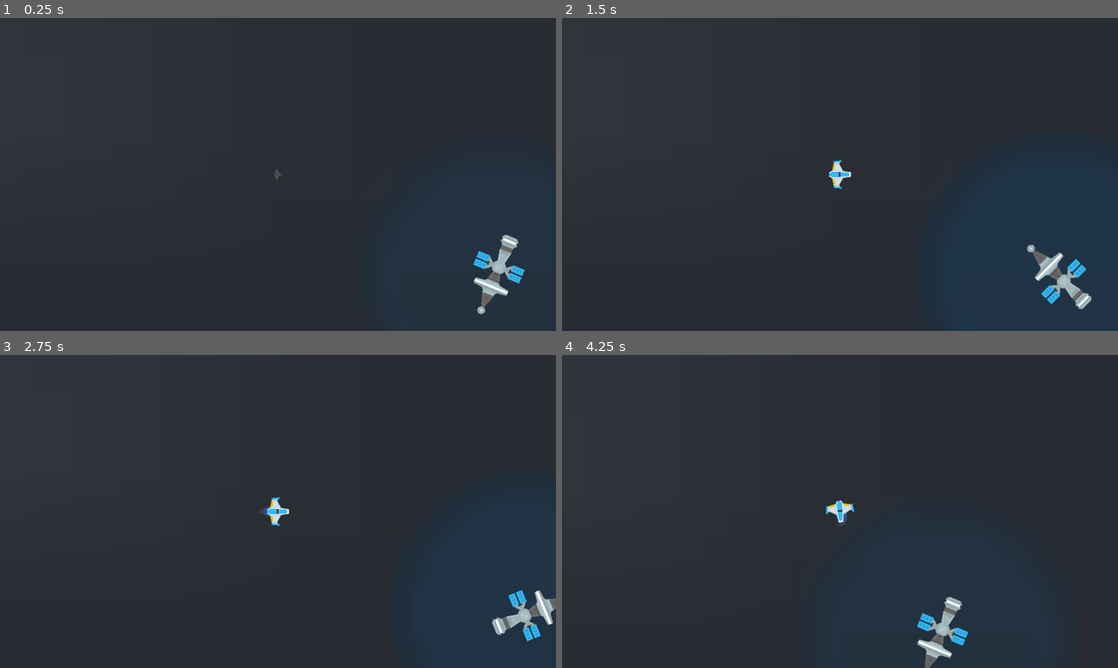
Above: before the commit, frames 1-4 (two rows, left to right).
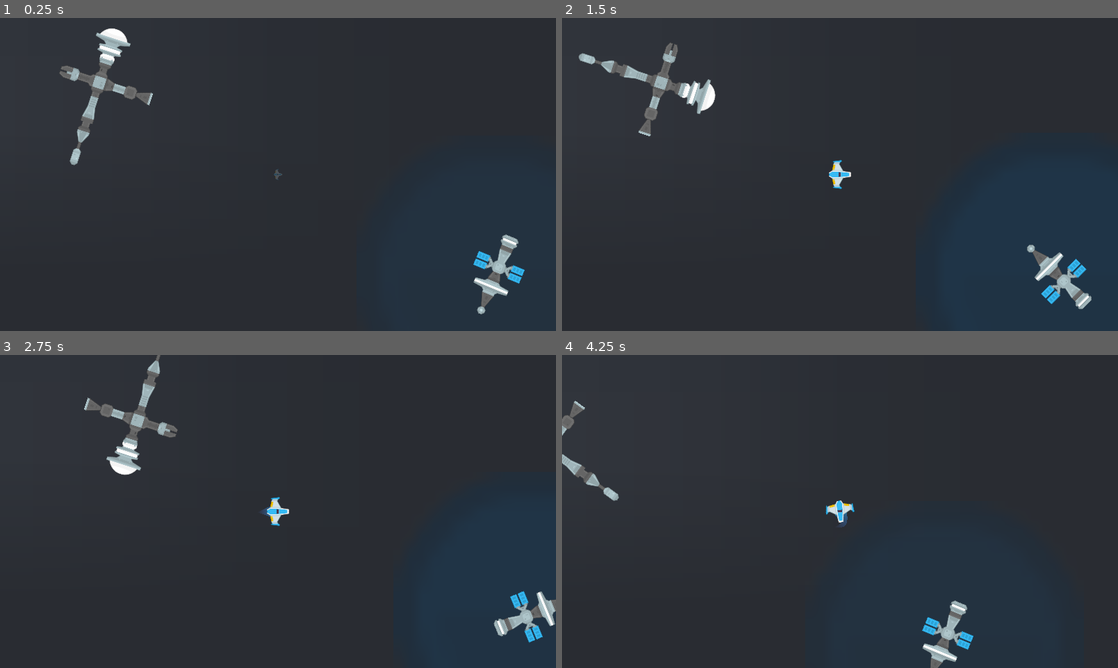
Above: after the commit, the same moments.

Repository: MRuiz1003/Meteoritos_Juego
Game: Godot game, scene res://Juego/Niveles/NivelTest.tscn
The game is run twice, just before and just after one commit, with the same random seed, the same clock (stepped at 60 frames per second) and the same inputs.
Inputs (mouse positions are in pixels of both pictures, inside the frame that each line leads up to):
- Up to frame 1 (0.25 s): no input
- Up to frame 2 (1.5 s): move the mouse to (962, 158) at 0.52 s; hold W (mover_adelante) 0.53-1.28 s; hold Z (disparo_principal) 0.53-1.28 s; move the mouse to (728, 190) at 1.27 s; hold S (mover_atras) from 1.28 s (still down); tap X (disparo_secundario) at 1.35 s
- Up to frame 3 (2.75 s): move the mouse to (333, 442) at 2.02 s; release S (mover_atras) at 2.03 s; hold W (mover_adelante) from 2.03 s (still down); tap E (recarga_laser) at 2.1 s
- Up to frame 4 (4.25 s): move the mouse to (812, 574) at 2.77 s; tap A (rotar_antihorario) at 2.85 s; move the mouse to (1006, 558) at 3.52 s; release W (mover_adelante) at 3.53 s; hold S (mover_atras) from 3.53 s (still down); hold D (rotar_horario) from 3.53 s (still down)

The runs differ from the first frame. In frame 1, 1.5% of the frame differs, in the area x 10-28%, y 3-48%; in frame 2, 1.5%; in frame 3, 2.0%, in the area x 15-100%, y 0-92%; in frame 4, 1.5%.

Commit message:
Base enemiga v1
Se agregó la base enemiga, con 4 animaciones aleatorias. Puede atraer al jugador, ser destruida y destruir al jugador si este entra en contacto con ella

Diff:
--- a/Juego/Autoloads/Eventos.gd
+++ b/Juego/Autoloads/Eventos.gd
@@ -10,3 +10,4 @@
 signal meteorito_destruido(posicion)
 # warning-ignore:unused_signal
 signal nave_en_sector_peligro(centro_camara, tipo_peligro, num_peligros)
+signal base_destruida(posiciones)
--- /dev/null
+++ b/Juego/Estaciones/AreaAtraccion.gd
@@ -0,0 +1,7 @@
+extends Area2D
+
+func _on_body_entered(body: Node) -> void:
+	body.set_gravity_scale(0.1)
+
+func _on_body_exited(body: Node) -> void:
+	body.set_gravity_scale(0.0)
--- /dev/null
+++ b/Juego/Estaciones/AreaAtraccion.tscn
@@ -0,0 +1,28 @@
+[gd_scene load_steps=4 format=2]
+
+[ext_resource path="res://Juego/Estaciones/AreaAtraccion.gd" type="Script" id=1]
+[ext_resource path="res://Juego/Estaciones/area_recarga.png" type="Texture" id=2]
+
+[sub_resource type="CircleShape2D" id=1]
+radius = 492.632
+
+[node name="AreaAtraccion" type="Area2D"]
+space_override = 1
+gravity_point = true
+gravity = 1000.0
+collision_layer = 2147483648
+collision_mask = 33
+script = ExtResource( 1 )
+
+[node name="CollisionShape2D" type="CollisionShape2D" parent="."]
+shape = SubResource( 1 )
+
+[node name="SpriteZonaRecarga" type="Sprite" parent="."]
+modulate = Color( 0.0313726, 0.282353, 0.478431, 0.316384 )
+position = Vector2( 0, -1.68182 )
+scale = Vector2( 40.8971, 40.8971 )
+z_index = 40
+z_as_relative = false
+texture = ExtResource( 2 )
+[connection signal="body_entered" from="." to="." method="_on_body_entered"]
+[connection signal="body_exited" from="." to="." method="_on_body_exited"]
--- /dev/null
+++ b/Juego/Estaciones/Base Enemiga/AreaColision.gd
@@ -0,0 +1,4 @@
+extends Area2D
+
+func recibir_danio(danio: float) -> void:
+	owner.recibir_danio(danio)
--- /dev/null
+++ b/Juego/Estaciones/Base Enemiga/BaseEnemiga.gd
@@ -0,0 +1,41 @@
+class_name BaseEnemiga
+extends Node2D
+
+export var hitpoints: float = 30.0
+
+onready var impacto_sfx: AudioStreamPlayer2D = $ImpactoSFX
+
+var esta_destruida: bool = false
+
+func _ready() -> void:
+	$AnimationPlayer.play(elegir_animacion_aleatoria())
+
+func recibir_danio(danio: float) -> void:
+	hitpoints -= danio
+	if hitpoints <= 0 and not esta_destruida:
+		esta_destruida = true
+		destruir()
+	impacto_sfx.play()
+
+func destruir() -> void:
+	var posicion_partes = [
+		$Sprites/Sprite.global_position,
+		$Sprites/Sprite2.global_position,
+		$Sprites/Sprite3.global_position,
+		$Sprites/Sprite4.global_position
+	]
+	Eventos.emit_signal("base_destruida", posicion_partes)
+	queue_free()
+
+func elegir_animacion_aleatoria() -> String:
+	randomize()
+	var num_anim: int = $AnimationPlayer.get_animation_list().size() - 1
+	var indice_anim_aleatoria: int = randi() % num_anim + 1
+	var lista_animacion: Array = $AnimationPlayer.get_animation_list()
+
+	return lista_animacion[indice_anim_aleatoria]
+
+
+func _on_AreaColision_body_entered(body: Node) -> void:
+	if body.has_method("destruir"):
+		body.destruir()
--- /dev/null
+++ b/Juego/Estaciones/Base Enemiga/BaseEnemiga.tscn
@@ -0,0 +1,207 @@
+[gd_scene load_steps=17 format=2]
+
+[ext_resource path="res://Juego/Estaciones/AreaAtraccion.tscn" type="PackedScene" id=1]
+[ext_resource path="res://Juego/Estaciones/Base Enemiga/base_enemiga3.png" type="Texture" id=2]
+[ext_resource path="res://Juego/Estaciones/Base Enemiga/base_enemiga4.png" type="Texture" id=3]
+[ext_resource path="res://Juego/Estaciones/Base Enemiga/base_enemiga1.png" type="Texture" id=4]
+[ext_resource path="res://Juego/Estaciones/Base Enemiga/base_enemiga2.png" type="Texture" id=5]
+[ext_resource path="res://Juego/Estaciones/Base Enemiga/BaseEnemiga.gd" type="Script" id=6]
+[ext_resource path="res://Juego/Estaciones/Base Enemiga/AreaColision.gd" type="Script" id=7]
+[ext_resource path="res://Juego/Estaciones/Base Enemiga/impacto_base.ogg" type="AudioStream" id=8]
+
+[sub_resource type="CapsuleShape2D" id=4]
+radius = 59.0915
+height = 399.01
+
+[sub_resource type="CapsuleShape2D" id=5]
+radius = 25.5874
+height = 90.6042
+
+[sub_resource type="CapsuleShape2D" id=6]
+radius = 24.3275
+height = 32.7015
+
+[sub_resource type="Animation" id=1]
+resource_name = "default"
+
+[sub_resource type="Animation" id=7]
+resource_name = "loco"
+length = 5.0
+loop = true
+tracks/0/type = "value"
+tracks/0/path = NodePath("AreaAtraccion/SpriteZonaRecarga:modulate")
+tracks/0/interp = 1
+tracks/0/loop_wrap = true
+tracks/0/imported = false
+tracks/0/enabled = true
+tracks/0/keys = {
+"times": PoolRealArray( 0 ),
+"transitions": PoolRealArray( 1 ),
+"update": 0,
+"values": [ Color( 0.0313726, 0.282353, 0.478431, 0 ) ]
+}
+tracks/1/type = "value"
+tracks/1/path = NodePath(".:rotation_degrees")
+tracks/1/interp = 1
+tracks/1/loop_wrap = true
+tracks/1/imported = false
+tracks/1/enabled = true
+tracks/1/keys = {
+"times": PoolRealArray( 0, 1.5, 3.5, 5 ),
+"transitions": PoolRealArray( 1, 1, 1, 1 ),
+"update": 0,
+"values": [ 0.0, 180.0, -180.0, 360.0 ]
+}
+
+[sub_resource type="Animation" id=8]
+resource_name = "pendulo"
+length = 4.0
+loop = true
+step = 1.0
+tracks/0/type = "value"
+tracks/0/path = NodePath("AreaAtraccion/SpriteZonaRecarga:modulate")
+tracks/0/interp = 1
+tracks/0/loop_wrap = true
+tracks/0/imported = false
+tracks/0/enabled = true
+tracks/0/keys = {
+"times": PoolRealArray( 0 ),
+"transitions": PoolRealArray( 1 ),
+"update": 0,
+"values": [ Color( 0.0313726, 0.282353, 0.478431, 0 ) ]
+}
+tracks/1/type = "value"
+tracks/1/path = NodePath(".:rotation_degrees")
+tracks/1/interp = 1
+tracks/1/loop_wrap = true
+tracks/1/imported = false
+tracks/1/enabled = true
+tracks/1/keys = {
+"times": PoolRealArray( 0, 1, 2, 3, 4 ),
+"transitions": PoolRealArray( 1, 1, 1, 1, 1 ),
+"update": 0,
+"values": [ 0.0, 45.0, 0.0, -45.0, 0.0 ]
+}
+
+[sub_resource type="Animation" id=3]
+resource_name = "rotacion_anti_horario"
+length = 5.0
+loop = true
+tracks/0/type = "value"
+tracks/0/path = NodePath("AreaAtraccion/SpriteZonaRecarga:modulate")
+tracks/0/interp = 1
+tracks/0/loop_wrap = true
+tracks/0/imported = false
+tracks/0/enabled = true
+tracks/0/keys = {
+"times": PoolRealArray( 0 ),
+"transitions": PoolRealArray( 1 ),
+"update": 0,
+"values": [ Color( 0.0313726, 0.282353, 0.478431, 0 ) ]
+}
+tracks/1/type = "value"
+tracks/1/path = NodePath(".:rotation_degrees")
+tracks/1/interp = 1
+tracks/1/loop_wrap = true
+tracks/1/imported = false
+tracks/1/enabled = true
+tracks/1/keys = {
+"times": PoolRealArray( 0, 5 ),
+"transitions": PoolRealArray( 1, 1 ),
+"update": 0,
+"values": [ 0.0, -360.0 ]
+}
+
+[sub_resource type="Animation" id=2]
+resource_name = "rotacion_horario"
+length = 5.0
+loop = true
+tracks/0/type = "value"
+tracks/0/path = NodePath("AreaAtraccion/SpriteZonaRecarga:modulate")
+tracks/0/interp = 1
+tracks/0/loop_wrap = true
+tracks/0/imported = false
+tracks/0/enabled = true
+tracks/0/keys = {
+"times": PoolRealArray( 0 ),
+"transitions": PoolRealArray( 1 ),
+"update": 0,
+"values": [ Color( 0.0313726, 0.282353, 0.478431, 0 ) ]
+}
+tracks/1/type = "value"
+tracks/1/path = NodePath(".:rotation_degrees")
+tracks/1/interp = 1
+tracks/1/loop_wrap = true
+tracks/1/imported = false
+tracks/1/enabled = true
+tracks/1/keys = {
+"times": PoolRealArray( 0, 5 ),
+"transitions": PoolRealArray( 1, 1 ),
+"update": 0,
+"values": [ 0.0, 360.0 ]
+}
+
+[node name="BaseEnemiga" type="Node2D"]
+script = ExtResource( 6 )
+
+[node name="Sprites" type="Node2D" parent="."]
+z_index = 60
+z_as_relative = false
+
+[node name="Sprite" type="Sprite" parent="Sprites"]
+position = Vector2( 148, -2.28882e-05 )
+rotation = 3.14159
+texture = ExtResource( 4 )
+
+[node name="Sprite2" type="Sprite" parent="Sprites"]
+position = Vector2( -2.99998, 98 )
+texture = ExtResource( 5 )
+
+[node name="Sprite3" type="Sprite" parent="Sprites"]
+position = Vector2( 0.999977, -165 )
+texture = ExtResource( 2 )
+
+[node name="Sprite4" type="Sprite" parent="Sprites"]
+position = Vector2( 0.999969, -118 )
+texture = ExtResource( 3 )
+
+[node name="AreaColision" type="Area2D" parent="."]
+position = Vector2( 0, -0.629944 )
+collision_layer = 32
+collision_mask = 28
+script = ExtResource( 7 )
+
+[node name="CollisionShape2D" type="CollisionShape2D" parent="AreaColision"]
+position = Vector2( 0, 47.1937 )
+shape = SubResource( 4 )
+
+[node name="CollisionShape2D2" type="CollisionShape2D" parent="AreaColision"]
+position = Vector2( 128.7, 0 )
+rotation = 1.5708
+shape = SubResource( 5 )
+
+[node name="CollisionShape2D3" type="CollisionShape2D" parent="AreaColision"]
+position = Vector2( -105.833, 0 )
+rotation = 1.5708
+shape = SubResource( 6 )
+
+[node name="AreaAtraccion" parent="." instance=ExtResource( 1 )]
+collision_mask = 1
+
+[node name="SpriteZonaRecarga" parent="AreaAtraccion" index="1"]
+modulate = Color( 0.0313726, 0.282353, 0.478431, 0 )
+
+[node name="AnimationPlayer" type="AnimationPlayer" parent="."]
+anims/default = SubResource( 1 )
+anims/loco = SubResource( 7 )
+anims/pendulo = SubResource( 8 )
+anims/rotacion_anti_horario = SubResource( 3 )
+anims/rotacion_horario = SubResource( 2 )
+
+[node name="ImpactoSFX" type="AudioStreamPlayer2D" parent="."]
+stream = ExtResource( 8 )
+
+[node name="VisibilityNotifier2D" type="VisibilityNotifier2D" parent="."]
+[connection signal="body_entered" from="AreaColision" to="." method="_on_AreaColision_body_entered"]
+
+[editable path="AreaAtraccion"]
--- a/Juego/EstacionRecarga/EstacionRecarga.gd
+++ b/Juego/Estaciones/EstacionRecarga.gd
@@ -41,13 +41,10 @@
 	if body.has_method("destruir"):
 		body.destruir()
 
-
 func _on_AreaRecarga_body_entered(body: Node) -> void:
 	player_en_zona = true
 	if body is Player:
 		nave_player = body
-	body.set_gravity_scale(0.1)
 
 func _on_AreaRecarga_body_exited(body: Node) -> void:
 	player_en_zona = false
-	body.set_gravity_scale(0.0)
--- a/Juego/EstacionRecarga/EstacionRecarga.tscn
+++ b/Juego/Estaciones/EstacionRecarga.tscn
@@ -1,19 +1,16 @@
-[gd_scene load_steps=10 format=2]
+[gd_scene load_steps=9 format=2]
 
-[ext_resource path="res://Juego/EstacionRecarga/estacion_sprite.png" type="Texture" id=1]
-[ext_resource path="res://Juego/EstacionRecarga/area_recarga.png" type="Texture" id=2]
-[ext_resource path="res://Juego/EstacionRecarga/EstacionRecarga.gd" type="Script" id=3]
-[ext_resource path="res://Juego/EstacionRecarga/carga.ogg" type="AudioStream" id=4]
-[ext_resource path="res://Juego/EstacionRecarga/vacio.ogg" type="AudioStream" id=5]
+[ext_resource path="res://Juego/Estaciones/AreaAtraccion.tscn" type="PackedScene" id=1]
+[ext_resource path="res://Juego/Estaciones/EstacionRecarga.gd" type="Script" id=2]
+[ext_resource path="res://Juego/Estaciones/estacion_sprite.png" type="Texture" id=3]
+[ext_resource path="res://Juego/Estaciones/carga.ogg" type="AudioStream" id=4]
+[ext_resource path="res://Juego/Estaciones/vacio.ogg" type="AudioStream" id=5]
 
-[sub_resource type="CircleShape2D" id=1]
-radius = 492.632
-
-[sub_resource type="CapsuleShape2D" id=2]
+[sub_resource type="CapsuleShape2D" id=1]
 radius = 72.0165
 height = 178.406
 
-[sub_resource type="Animation" id=3]
+[sub_resource type="Animation" id=2]
 resource_name = "activado"
 length = 4.0
 loop = true
@@ -71,25 +68,9 @@
 }
 
 [node name="EstacionRecarga" type="Node2D"]
-script = ExtResource( 3 )
+script = ExtResource( 2 )
 
-[node name="AreaRecarga" type="Area2D" parent="."]
-space_override = 1
-gravity_point = true
-gravity = 1000.0
-collision_layer = 2147483648
-collision_mask = 33
-
-[node name="CollisionShape2D" type="CollisionShape2D" parent="AreaRecarga"]
-shape = SubResource( 1 )
-
-[node name="SpriteZonaRecarga" type="Sprite" parent="AreaRecarga"]
-modulate = Color( 0.0313726, 0.282353, 0.478431, 0.316384 )
-position = Vector2( 0, -1.68182 )
-scale = Vector2( 40.8971, 40.8971 )
-z_index = 40
-z_as_relative = false
-texture = ExtResource( 2 )
+[node name="AreaRecarga" parent="." instance=ExtResource( 1 )]
 
 [node name="AreaColision" type="Area2D" parent="."]
 rotation = 3.46488
@@ -99,15 +80,15 @@
 [node name="SpriteEstacion" type="Sprite" parent="AreaColision"]
 z_index = 60
 z_as_relative = false
-texture = ExtResource( 1 )
+texture = ExtResource( 3 )
 
 [node name="CollisionShape2D" type="CollisionShape2D" parent="AreaColision"]
-shape = SubResource( 2 )
+shape = SubResource( 1 )
 
 [node name="AnimationPlayer" type="AnimationPlayer" parent="."]
 autoplay = "activado"
-anims/activado = SubResource( 3 )
-anims/default = SubResource( 4 )
+anims/activado = SubResource( 2 )
+anims/default = SubResource( 3 )
 
 [node name="CargaSFX" type="AudioStreamPlayer" parent="."]
 stream = ExtResource( 4 )
--- a/Juego/Naves/Player/Player.tscn
+++ b/Juego/Naves/Player/Player.tscn
@@ -50,7 +50,8 @@
 [node name="CamaraPlayer" parent="." index="8" instance=ExtResource( 4 )]
 
 [node name="LaserBeam2D" parent="." index="9" instance=ExtResource( 5 )]
-position = Vector2( 40, 0 )
+position = Vector2( 40, -0.471939 )
+collision_mask = 38
 radio_danio = 15.0
 [connection signal="animation_finished" from="AnimationPlayer" to="." method="_on_AnimationPlayer_animation_finished"]
 
--- a/Juego/Niveles/Nivel.gd
+++ b/Juego/Niveles/Nivel.gd
@@ -36,6 +36,7 @@
 	Eventos.connect("meteorito_destruido", self, "_on_meteorito_destruido")
 # warning-ignore:return_value_discarded
 	Eventos.connect("nave_en_sector_peligro", self, "_on_nave_en_sector_peligro")
+	Eventos.connect("base_destruida", self, "_on_base_destruida")
 
 func crear_contenedores() -> void:
 	## Disparos
@@ -132,15 +133,12 @@
 	if nave is Player:
 		transicion_camaras(
 			posicion,
-			posicion + crear_posicion_aleatoria(-200.0, -200.0),
+			posicion + crear_posicion_aleatoria(200.0, 200.0),
 			camara_nivel,
 			tiempo_transicion_camara
 		)
-	for _i in range(num_explosiones):
-		var new_explosion: Node2D = explosion.instance()
-		new_explosion.global_position = posicion + crear_posicion_aleatoria(100.0, 50.0)
-		add_child(new_explosion)
-		yield(get_tree().create_timer(0.6), "timeout")
+	crear_explosion(posicion, num_explosiones, 0.6, Vector2(100.0, 50.0))
+
 
 func _on_meteorito_destruido(pos: Vector2) -> void:
 	var new_explosion: ExplosionMeteorito = explosion_meteorito.instance()
@@ -158,3 +156,23 @@
 func _on_TweenCamara_tween_completed(object: Object, _key: NodePath) -> void:
 	if object.name == "CamaraPlayer":
 		object.global_position = $Player.global_position
+
+func _on_base_destruida(pos_partes: Array) -> void:
+	for posicion in pos_partes:
+		crear_explosion(posicion)
+		yield(get_tree().create_timer(0.5), "timeout")
+
+func crear_explosion(
+		posicion: Vector2,
+		numero: int = 1,
+		intervalo: float = 0.0,
+		rangos_aleatorios: Vector2 = Vector2(0.0, 0.0)
+		) -> void:
+			for _i in range(numero):
+				var new_explosion: Node2D = explosion.instance()
+				new_explosion.global_position = posicion + crear_posicion_aleatoria(
+					rangos_aleatorios.x,
+					rangos_aleatorios.y
+				)
+				add_child(new_explosion)
+				yield(get_tree().create_timer(0.6), "timeout")
--- a/Juego/Niveles/NivelTest.tscn
+++ b/Juego/Niveles/NivelTest.tscn
@@ -7,11 +7,12 @@
 [ext_resource path="res://Juego/Peligros/SectorDePeligro.tscn" type="PackedScene" id=5]
 [ext_resource path="res://Juego/Naves/Enemigos/EnemigoInterceptor.tscn" type="PackedScene" id=6]
 [ext_resource path="res://Juego/Niveles/CamaraJuego.gd" type="Script" id=7]
-[ext_resource path="res://Juego/EstacionRecarga/EstacionRecarga.tscn" type="PackedScene" id=8]
+[ext_resource path="res://Juego/Estaciones/EstacionRecarga.tscn" type="PackedScene" id=8]
 [ext_resource path="res://Juego/Meteoritos/Meteorito.tscn" type="PackedScene" id=9]
 [ext_resource path="res://Juego/Explosiones/ExplosionMeteorito.tscn" type="PackedScene" id=10]
 [ext_resource path="res://Juego/Meteoritos/SectorMeteoritos.tscn" type="PackedScene" id=11]
 [ext_resource path="res://Juego/Niveles/Fondos/fondo_azul.png" type="Texture" id=12]
+[ext_resource path="res://Juego/Estaciones/Base Enemiga/BaseEnemiga.tscn" type="PackedScene" id=13]
 
 [node name="NivelTest" type="Node2D"]
 script = ExtResource( 2 )
@@ -32,6 +33,11 @@
 [node name="ContenedorEstaciones" type="Node" parent="."]
 
 [node name="EstacionRecarga" parent="ContenedorEstaciones" instance=ExtResource( 8 )]
+
+[node name="ContenedorBaseEnemiga" type="Node" parent="."]
+
+[node name="BaseEnemiga" parent="ContenedorBaseEnemiga" instance=ExtResource( 13 )]
+position = Vector2( -1369.45, -665.248 )
 
 [node name="TriggersInterceptores" type="Node" parent="."]
 
--- a/project.godot
+++ b/project.godot
@@ -9,6 +9,11 @@
 config_version=4
 
 _global_script_classes=[ {
+"base": "Node2D",
+"class": "BaseEnemiga",
+"language": "GDScript",
+"path": "res://Juego/Estaciones/Base Enemiga/BaseEnemiga.gd"
+}, {
 "base": "Camera2D",
 "class": "CamaraJuego",
 "language": "GDScript",
@@ -39,10 +44,10 @@
 "language": "GDScript",
 "path": "res://Juego/Naves/Player/Escudo/Escudo.gd"
 }, {
-"base": "Node2D",
+"base": "Reference",
 "class": "EstacionRecarga",
 "language": "GDScript",
-"path": "res://Juego/EstacionRecarga/EstacionRecarga.gd"
+"path": "res://Juego/Estaciones/EstacionRecarga.gd"
 }, {
 "base": "Line2D",
 "class": "Estela",
@@ -100,6 +105,7 @@
 "path": "res://Juego/Meteoritos/SectorMeteoritos.gd"
 } ]
 _global_script_class_icons={
+"BaseEnemiga": "",
 "CamaraJuego": "",
 "CamaraPlayer": "",
 "Canion": "",
@@ -219,6 +225,7 @@
 2d_physics/layer_3="meteorito"
 2d_physics/layer_4="proyectil_player"
 2d_physics/layer_5="proyectil_enemigo"
+2d_physics/layer_6="estaciones"
 
 [rendering]
 
Not shown, removed: Juego/EstacionRecarga/carga.ogg.import
Not shown, removed: Juego/EstacionRecarga/vacio.ogg.import
Binary file added: Juego/Estaciones/Base Enemiga/base_enemiga1.png
Not shown, changed: Juego/Estaciones/Base Enemiga/base_enemiga1.png.import
Binary file added: Juego/Estaciones/Base Enemiga/base_enemiga2.png
Not shown, added: Juego/Estaciones/Base Enemiga/base_enemiga2.png.import
Binary file added: Juego/Estaciones/Base Enemiga/base_enemiga3.png
Not shown, changed: Juego/Estaciones/Base Enemiga/base_enemiga3.png.import
Binary file added: Juego/Estaciones/Base Enemiga/base_enemiga4.png
Not shown, added: Juego/Estaciones/Base Enemiga/base_enemiga4.png.import
Not shown, added: Juego/Estaciones/Base Enemiga/impacto_base.ogg.import
Not shown: 1 places in Juego/Estaciones/EstacionRecarga.tscn that only renumber resources
(and 10 more such lines)
